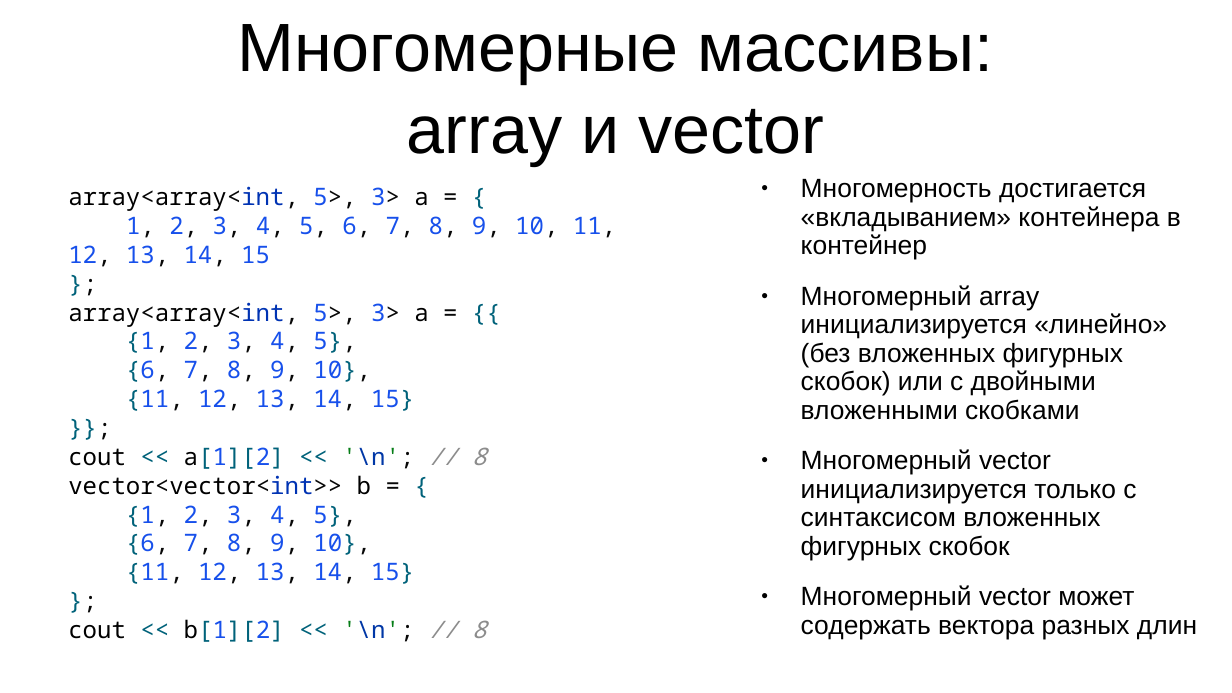
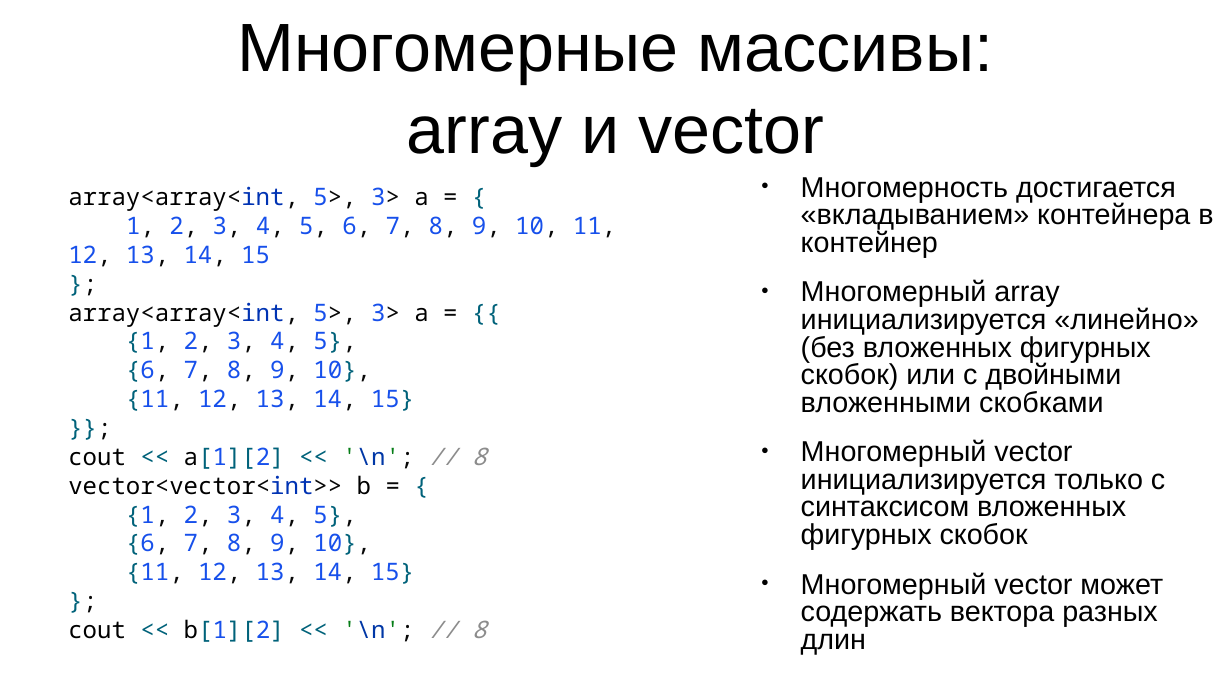
Before and after one commit to IvanStriker/Cpp_Coworking, a slide deck: slide 26 of 1-st meeting/Memory management in C++.pptx. Drawn at 1232x693 pixels with LibreOffice and Linux fonts; fonts in the diff are those of the drawing. Boxes give left, top, right and bottom in pixels: in the first picture for what was removed or moved away, otherwise in the second. Text is boxed around its words. In the diff, an @@ line names an element or a change of style, - is before the commit and + after.

```diff
--- a/1-st meeting/Memory management in C++.pptx
+++ b/1-st meeting/Memory management in C++.pptx
@@ text "Многомерность достигается «вкладыванием» контейнера в ..." at [801, 177, 1213, 654]: size 17 to 18.5 pt; line spacing 0.9 to 0.8 @@
```
Also in this commit, not shown: 7 other slides changed, 1 slide added, 1 slide removed, 14 other files.
